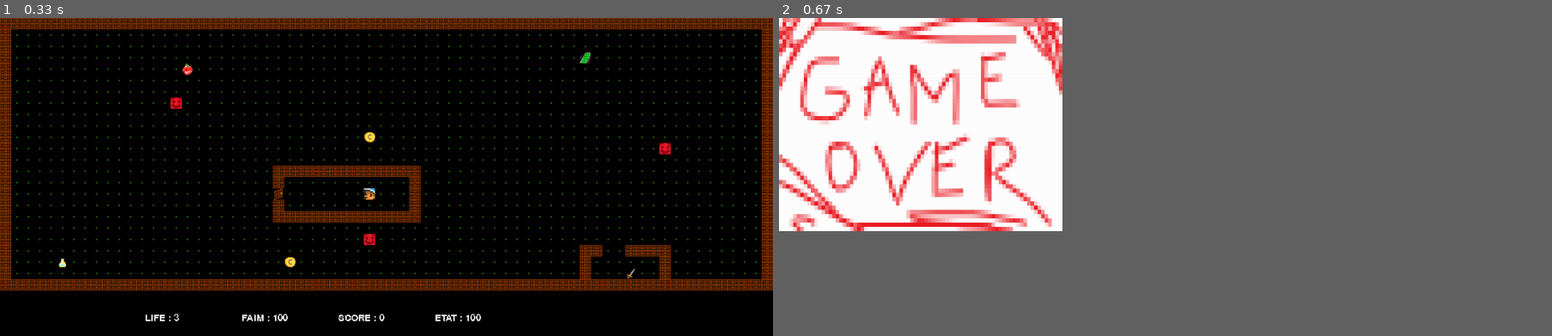
Above: before the commit, frames 1-2 (left to right).
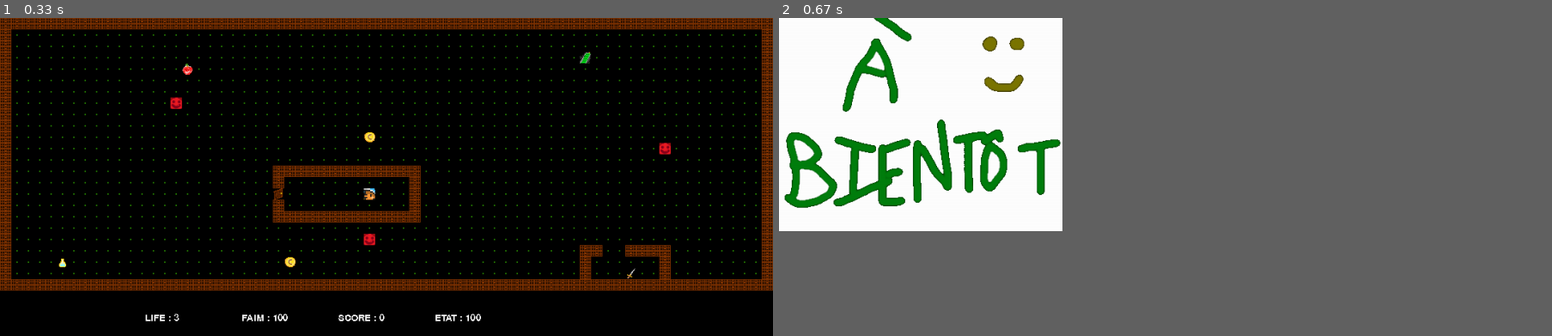
Above: after the commit, the same moments.

Repository: LouisJustinTALLOT/Hackathon-Bellon-Gstalter-Tallot
Game: pygame game, started from main.py
The game is run twice, just before and just after one commit, with the same random seed, the same clock (stepped at 60 frames per second) and the same inputs.
Inputs:
- Up to frame 1 (0.33 s): no input
- Up to frame 2 (0.67 s): hold Q from 0.33 s (still down); hold Right from 0.33 s (still down)

Frame 1 is identical in both runs. In frame 2, 10% of the frame differs, in the area x 0-37%, y 0-68%.

Commit message:
quand on quitte sans perdre ou gagner

Diff:
--- a/main.py
+++ b/main.py
@@ -24,7 +24,8 @@
           pg.image.load("images/dollar.png")
 ] #images à afficher
 messages = [pg.image.load("images/perdu.png"),
-            pg.image.load("images/bravo.png")
+            pg.image.load("images/bravo.png"),
+            pg.image.load("images/seeya.png")
 ] #bravo et perdu
 
 condition = True
@@ -43,6 +44,11 @@
         display.gagne_ou_perdu(screen, messages, 0)
         pg.display.update()
         break
+    if p == 2:
+        display.gagne_ou_perdu(screen, messages, 2)
+        pg.display.update()
+        break
+
     ct += 1 #on va lancer le niveau suivant
     if ct == longueur:
         display.gagne_ou_perdu(screen, messages, 1)
--- a/src/game.py
+++ b/src/game.py
@@ -49,12 +49,14 @@
         for event in list_event:
                 if event.type == pg.QUIT:
                     running = False
+                    return 2
                 elif event.type == pg.KEYDOWN:
                     has_changed = True
                     # compteur += 1
 
                     if event.key == pg.K_q:
                         running = False
+                        return 2
                     # if list_pressed[pg.K_UP]:
                     #     perso.deplacement((0,-1), mat)
                     # if event.key == pg.K_DOWN:
